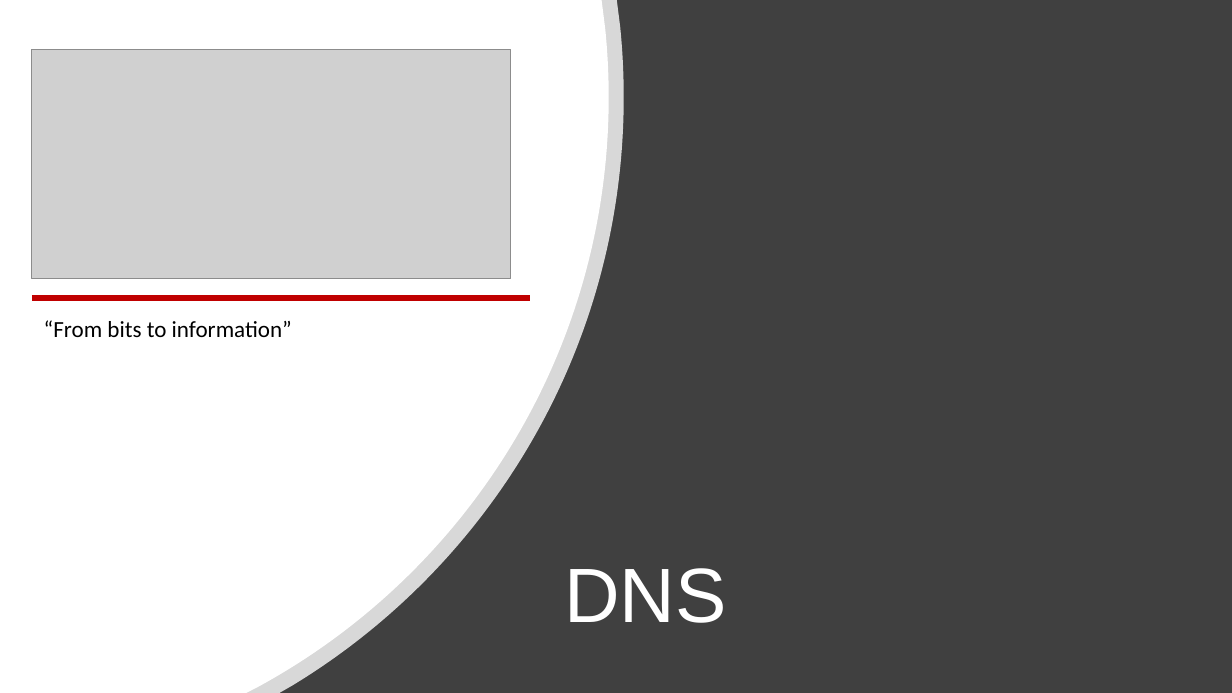
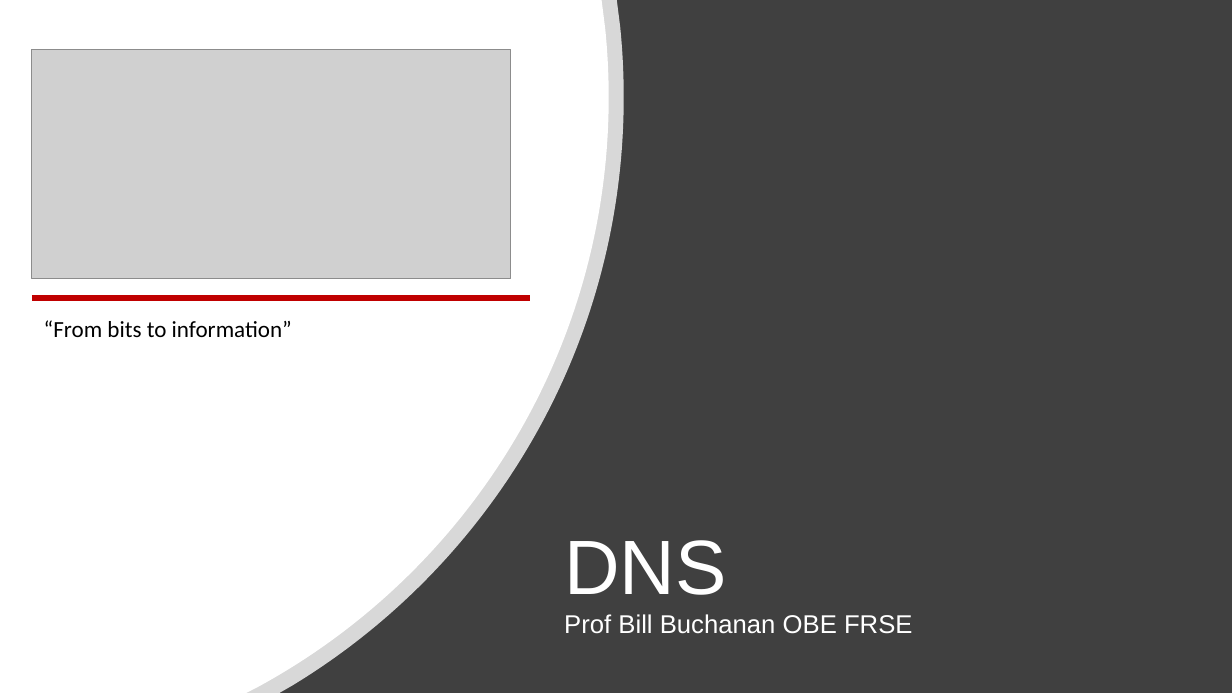
Before and after one commit to billbuchanan/csn09112, a slide deck: slide 20 of week08_network_forensics/lecture/unit10_networks.pptx (slide 19 before the commit). Drawn at 1232x693 pixels with LibreOffice and Linux fonts; fonts in the diff are those of the drawing; grey boxes stand for pictures. Boxes give left, top, right and bottom in pixels: in the first picture for what was removed or moved away, otherwise in the second. Text is boxed around its words. In the diff, an @@ line names an element or a change of style, - is before the commit and + after.

```diff
--- a/week08_network_forensics/lecture/unit10_networks.pptx
+++ b/week08_network_forensics/lecture/unit10_networks.pptx
@@ title at [564, 540, 912, 634]: text changed; size 60 to 20 pt @@
-DNS
+DNS
+Prof Bill Buchanan OBE FRSE
```
Also in this commit, not shown: 11 other slides changed, 1 slide added, 2 other files.
